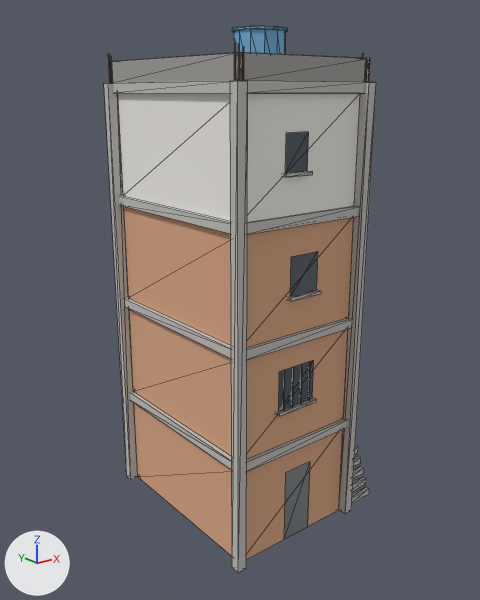
The glTF model public/models/favela/fv_house_e.glb, before and after one commit.
Camera for both pictures: a 50 mm camera at (-11.0, -14.03, 11.78) aimed at (0.23, 0.01, 6.17). Every picture has the same lights, and +X, +Y and +Z are marked at lower left. The first picture is the older version. Mesh edges are drawn as thin lines. Where no turn or scale is listed for an object, it has been applied to the vertices. Vertices at exactly the same position are counted once.

The first picture shows 'fv_house_e'.
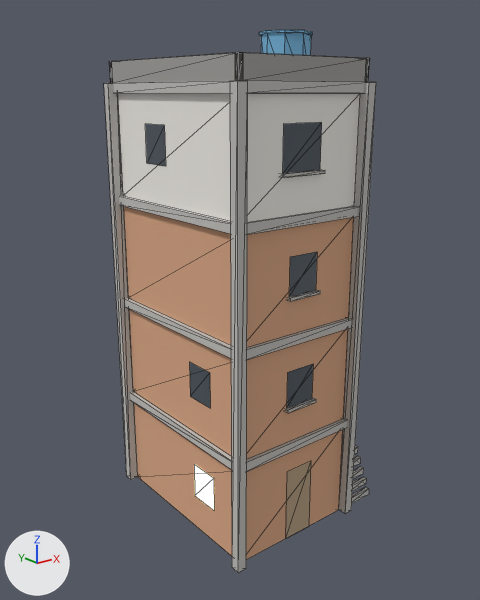
Boxes (x1, y1, x2, y2) around the edits, measured in the pictures (480 x 600 px; the box of a moved part takes in the faces that stretch with it):
'fv_house_e', reshaped
    before: (104, 26, 376, 573)
    after: (104, 30, 376, 573)
part 1 of me_fv_house_e, moved or reshaped
    before: (288, 290, 321, 301)
    after: (285, 398, 316, 413)
part 2 of me_fv_house_e, added
    after: (287, 290, 320, 301)
part 3 of me_fv_house_e, added
    after: (281, 170, 325, 178)
part 4 of me_fv_house_e, moved or reshaped
    before: (284, 462, 310, 539)
    after: (286, 461, 311, 538)
part 5 of me_fv_house_e, moved or reshaped
    before: (290, 252, 318, 297)
    after: (287, 364, 313, 408)
part 6 of me_fv_house_e, moved or reshaped
    before: (279, 360, 314, 411)
    after: (283, 122, 322, 173)
part 7 of me_fv_house_e, added (blue)
    after: (261, 33, 311, 55)
part 8 of me_fv_house_e, added
    after: (259, 30, 313, 35)
part 9 of me_fv_house_e, deleted
    before: (108, 26, 370, 416)
part 10 of me_fv_house_e, added (beige)
    after: (194, 464, 214, 510)
part 11 of me_fv_house_e, added
    after: (189, 362, 210, 408)
part 12 of me_fv_house_e, added
    after: (289, 252, 317, 297)
part 13 of me_fv_house_e, added
    after: (145, 124, 166, 166)

What the commit changed:
Material 'fv_wood' (mat_fv_wood) is new.
Its base color is (0.478, 0.353, 0.227) (beige #b8a083).
Its roughness is 0.9.
me_fv_house_e is used by ob_fv_house_e; location (0.45, 0.0, 6.57).
me_fv_house_e had 712 vertices, 1076 faces and spanned x -2.58..2.58, y -2.88..2.88, z -6.57..6.57.
me_fv_house_e now has 616 vertices, 916 faces and spans x -2.58..2.58, y -2.88..2.88, z -6.57..6.57.
me_fv_house_e part 1: the loose piece of 8 vertices spanning x -0.81..0.21, y -2.74..-2.56, z 0.35..0.42 is moved by (-0.02, 0.0, -3.0).
me_fv_house_e part 2: a new loose piece, a box spanning x -0.841..0.179, y -2.74..-2.56, z 0.345..0.425, in mat_fv_concrete (light grey #c5c3bf).
me_fv_house_e part 3: a new loose piece, a box spanning x -1.134..0.185, y -2.74..-2.56, z 3.345..3.425, in mat_fv_concrete (light grey #c5c3bf).
me_fv_house_e part 4: the loose piece of 4 vertices spanning x -0.76..0.14, y -2.63, z -6.57..-4.48 is moved by (0.04, 0.0, 0.0), in mat_fv_wood (beige #b8a083).
me_fv_house_e part 5: the loose piece of 4 vertices spanning x -0.75..0.15, y -2.63, z 0.42..1.42 is moved by (-0.02, 0.0, -3.0).
me_fv_house_e part 6: the loose piece of 4 vertices spanning x -1.07..0.13, y -2.63, z -2.58..-1.48 is moved by (-0.01, 0.0, 6.0).
me_fv_house_e part 7: a new loose piece, an 8-sided cylinder along z spanning x -0.42..0.78, y -1.87..-0.67, z 5.42..6.53, in mat_fv_tank_blue (blue #71b0d8).
me_fv_house_e part 8: a new loose piece, an 8-sided cylinder along z spanning x -0.463..0.817, y -1.913..-0.633, z 6.515..6.575, in mat_fv_tank_blue (blue #71b0d8).
me_fv_house_e part 9: 28 loose pieces with 244 vertices, spanning x -2.46..1.56, y -2.76..2.76, z -5.57..6.57, are deleted.
me_fv_house_e part 10: 4 vertices added at x -2.33, y -1.52..-0.62, z -5.57..-4.57.
me_fv_house_e part 11: 4 vertices added at x -2.33, y -1.41..-0.51, z -2.58..-1.57.
me_fv_house_e part 12: 4 vertices added at x -0.78..0.12, y -2.63, z 0.42..1.42.
me_fv_house_e part 13: 4 vertices added at x -2.33, y 0.34..1.24, z 3.43..4.43.
Other edits to the shape of me_fv_house_e do not show in these pictures.
me_fv_house_e no longer uses material mat_fv_rust (beige #b89376).
me_fv_house_e gains material mat_fv_wood (beige #b8a083).
